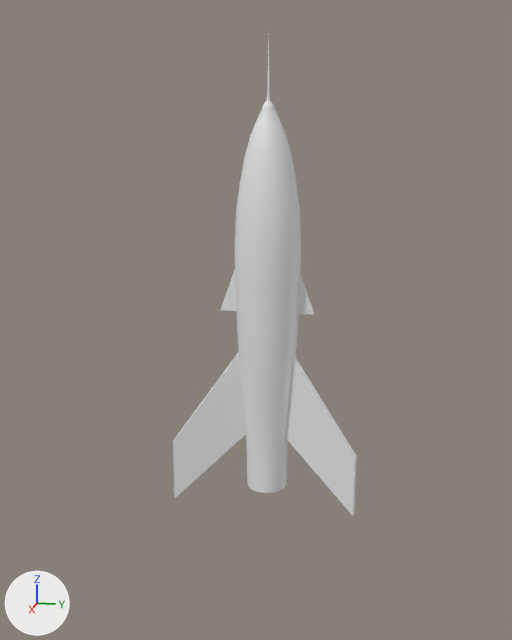
One commit to the FBX model OAProject/Assets/MyAssets/Builds/Base Astronaut/Foguete .fbx: the scene before it, then after it.
Before and after are seen from a 50 mm camera at (47.7, -6.2, 17.2) aimed at (15.5, -12.6, 9.1). The axes (+X, +Y, +Z) are drawn at lower left. The lights are the same throughout. Where no turn or scale is listed for an object, it has been applied to the vertices.

The older version as bpy lines, for what is in view:
```python
me_cube_010 = bpy.data.meshes.new('Cube.010')
me_cube_010.from_pydata(...)  # 16 vertices, 12 faces; spans x 0.23..1.43, y -4.5..4.5, z -22.08..-14.48
me_cube_011 = bpy.data.meshes.new('Cube.011')
me_cube_011.from_pydata(...)  # 16 vertices, 12 faces; spans x 0.17..0.28, y -2.28..2.28, z -12.57..-10.38
me_cylinder_007 = bpy.data.meshes.new('Cylinder.007')
me_cylinder_007.from_pydata(...)  # 736 vertices, 706 faces; spans x -1.6..1.6, y -1.6..1.6, z -0.6..20.9
ob_cube_007 = bpy.data.objects.new('Cube.007', me_cube_010)
ob_cube_007.location = (15.25, -12.11, 22.1)
ob_cube_008 = bpy.data.objects.new('Cube.008', me_cube_011)
ob_cube_008.location = (15.25, -12.11, 22.1)
ob_cylinder_003 = bpy.data.objects.new('Cylinder.003', me_cylinder_007)
ob_cylinder_003.location = (15.25, -12.11, 1.2)
```
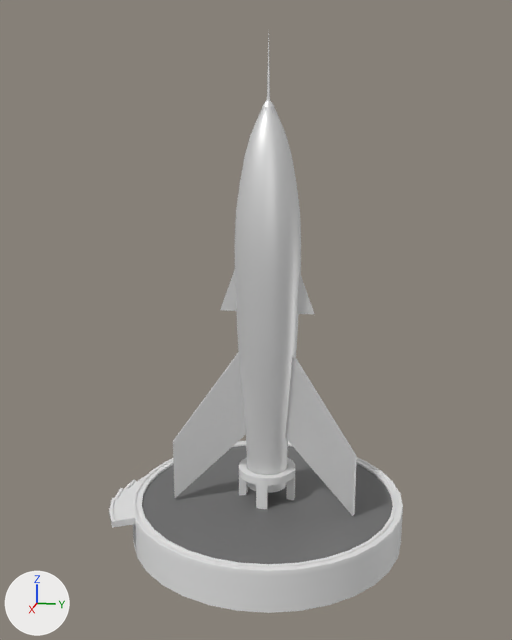
The newer file is also turned or shifted as a whole; pictures and numbers use the older file's frame.

Boxes (x1, y1, x2, y2) around the edits, measured in the pictures (512 x 640 px):
'Cylinder.007', added
    after: (109, 441, 403, 613)
    faces in mat_basecenter (grey #6f6f6f): (142, 446, 393, 564)
    faces in mat_basewall (white #e7e7e7): (109, 441, 403, 613)
'Cylinder.003', recoloured
    both: (235, 99, 300, 493)
'Cube.007', recoloured
    both: (173, 352, 357, 516)
'Cylinder.008', added
    after: (239, 457, 295, 509)
'Cube.008', recoloured
    both: (220, 270, 315, 314)

The change, as a list of edits to the scene's bpy script:
```text
Add mat_rocket_color:
    mat_rocket_color = principled_material('Rocket Color')
    mat_rocket_color.base_color = (0.8, 0.8, 0.8)  # white #e7e7e7
    mat_rocket_color.metallic = 0.495
Add mat_basecenter:
    mat_basecenter = principled_material('BaseCenter ')
    mat_basecenter.base_color = (0.16, 0.16, 0.16)  # grey #6f6f6f
Add mat_basewall:
    mat_basewall = principled_material('BaseWall')
    mat_basewall.base_color = (0.8, 0.8, 0.8)  # white #e7e7e7
Change me_cylinder_007:
    where me_cylinder_007.from_pydata(...)  # 736 vertices, 706 faces; spans x -1.6..1.6, y -1.6..1.6, z -0.6..20.9
    add me_cylinder_007.materials.append(mat_rocket_color)  # white #e7e7e7
Change me_cube_011:
    where me_cube_011.from_pydata(...)  # 16 vertices, 12 faces; spans x 0.17..0.28, y -2.28..2.28, z -12.57..-10.38
    add me_cube_011.materials.append(mat_rocket_color)  # white #e7e7e7
Change me_cube_010:
    where me_cube_010.from_pydata(...)  # 16 vertices, 12 faces; spans x 0.23..1.43, y -4.5..4.5, z -22.08..-14.48
    add me_cube_010.materials.append(mat_rocket_color)  # white #e7e7e7
Add me_cylinder_010:
    me_cylinder_010.from_pydata(...)  # 852 vertices, 830 faces; spans x -6.77..6.77, y -7.87..6.77, z 0.01..2.08
    # faces by material slot: [829, 1]
    me_cylinder_010.materials.append(mat_basewall)  # white #e7e7e7
    me_cylinder_010.materials.append(mat_basecenter)  # grey #6f6f6f
Add me_cylinder_011:
    me_cylinder_011.from_pydata(...)  # 152 vertices, 144 faces; spans x -1.42..1.42, y -1.42..1.42, z 0.04..1.68
    me_cylinder_011.materials.append(mat_basewall)  # white #e7e7e7
Add ob_cylinder_007:
    ob_cylinder_007 = bpy.data.objects.new('Cylinder.007', me_cylinder_010)
    ob_cylinder_007.location = (15.25, -12.1, -1.98)
Add ob_cylinder_008:
    ob_cylinder_008 = bpy.data.objects.new('Cylinder.008', me_cylinder_011)
    ob_cylinder_008.location = (15.25, -12.1, -0.11)
```
